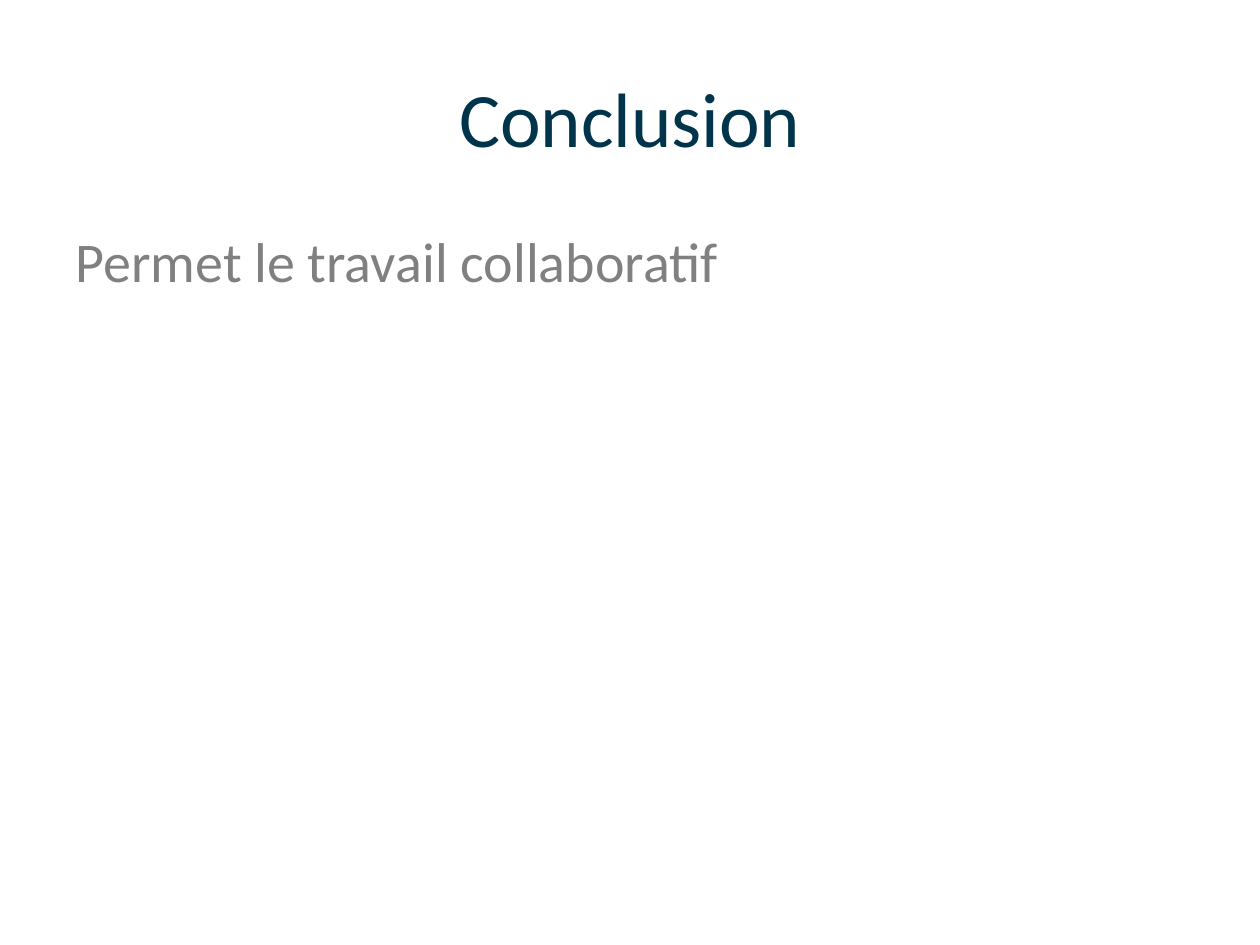
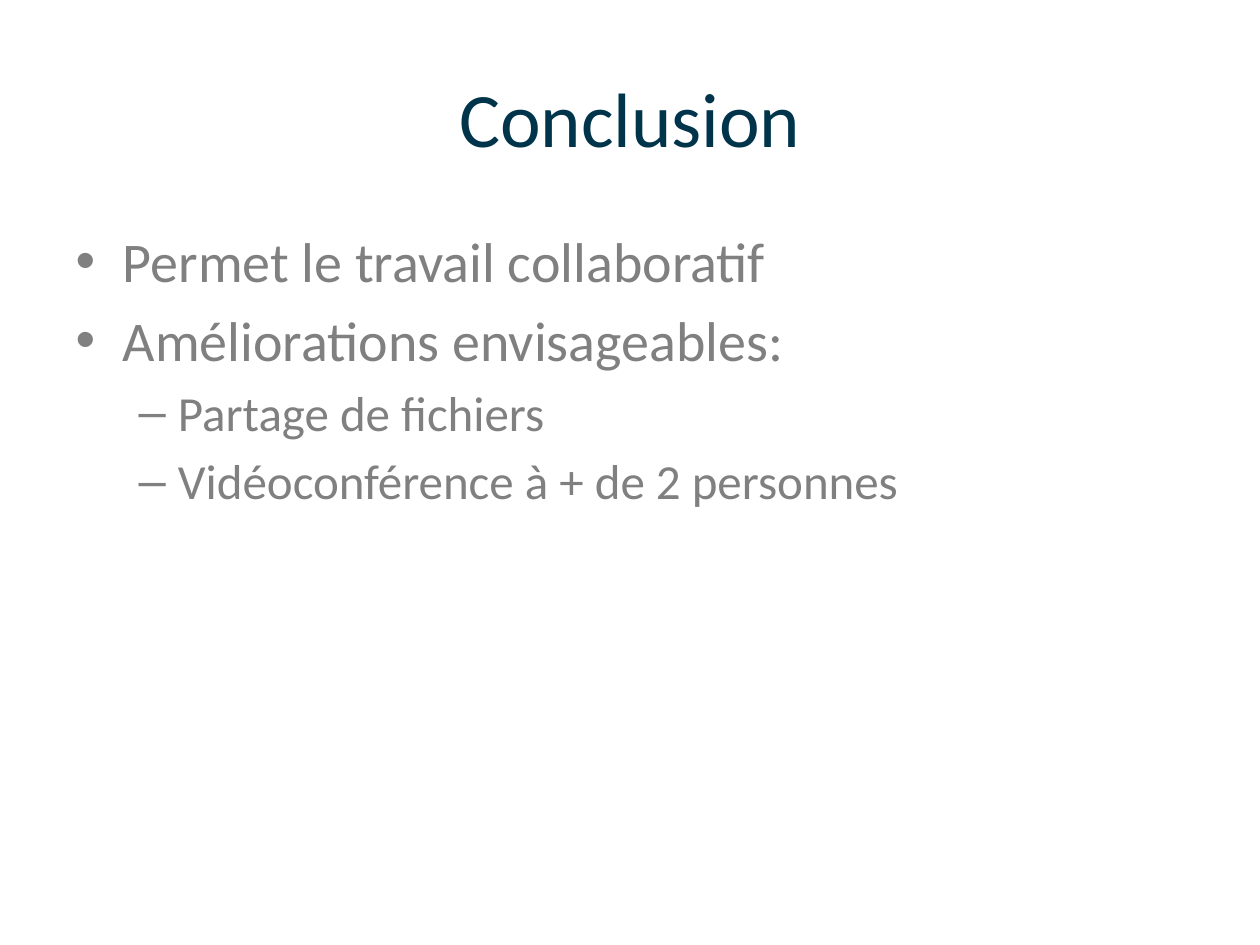
Before and after one commit to CuinierLena/OnlineSynergy, a slide deck: slide 9 of Présentation/Présentation.pptx. Drawn at 1260x945 pixels with LibreOffice and Linux fonts; fonts in the diff are those of the drawing; background and template pictures are left out. Boxes give left, top, right and bottom in pixels: in the first picture for what was removed or moved away, otherwise in the second. Text is boxed around its words. In the diff, an @@ line names an element or a change of style, - is before the commit and + after.

Commit message:
Correction fautes d'orthographe + Ajout sur la conclusion

```diff
--- a/Présentation/Présentation.pptx
+++ b/Présentation/Présentation.pptx
@@ text at [123, 243, 765, 283]: bullet none to • @@
@@ text at [123, 322, 898, 507]: paragraphs added @@
+• Améliorations envisageables:
+  – Partage de fichiers
+  – Vidéoconférence à + de 2 personnes
```
Also in this commit, not shown: 7 other slides changed.
